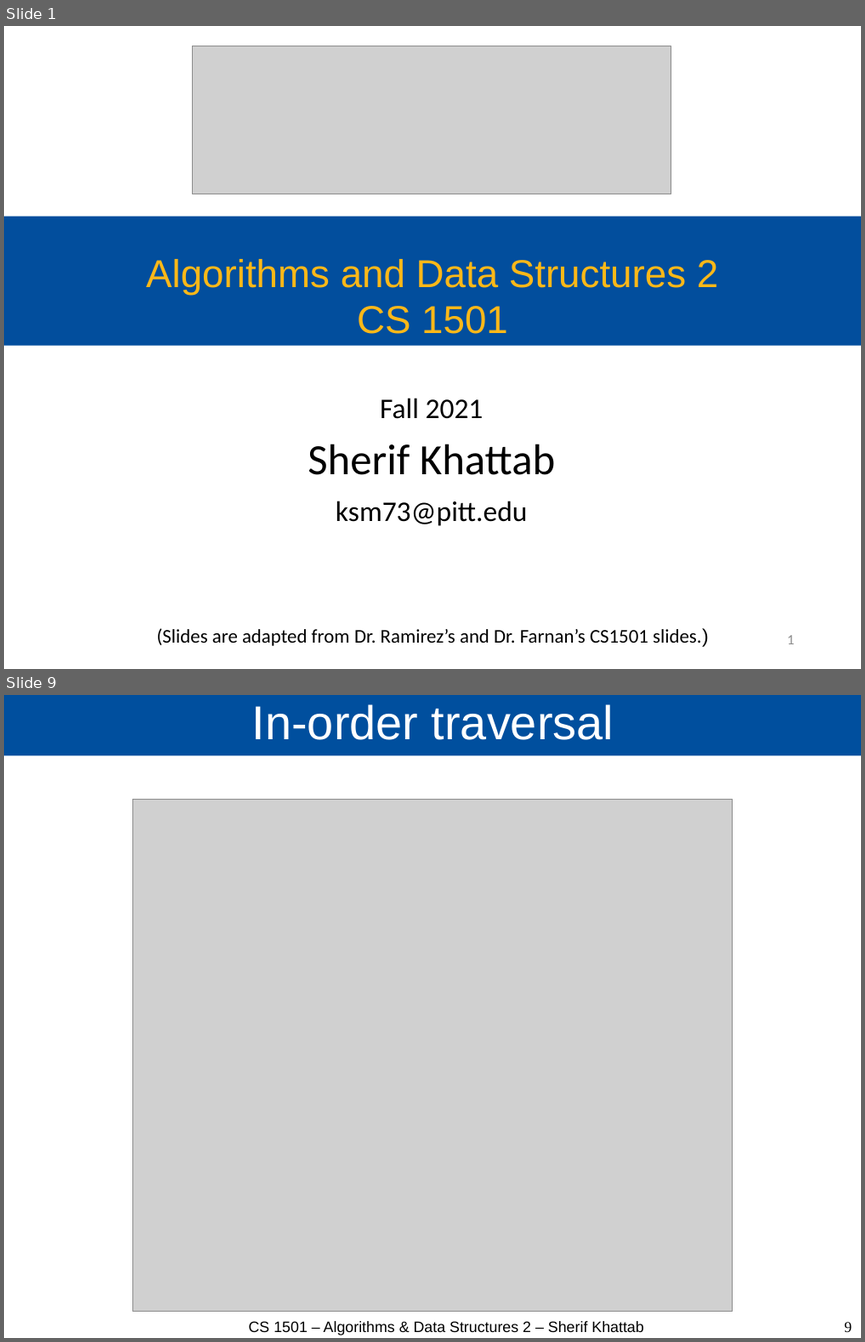
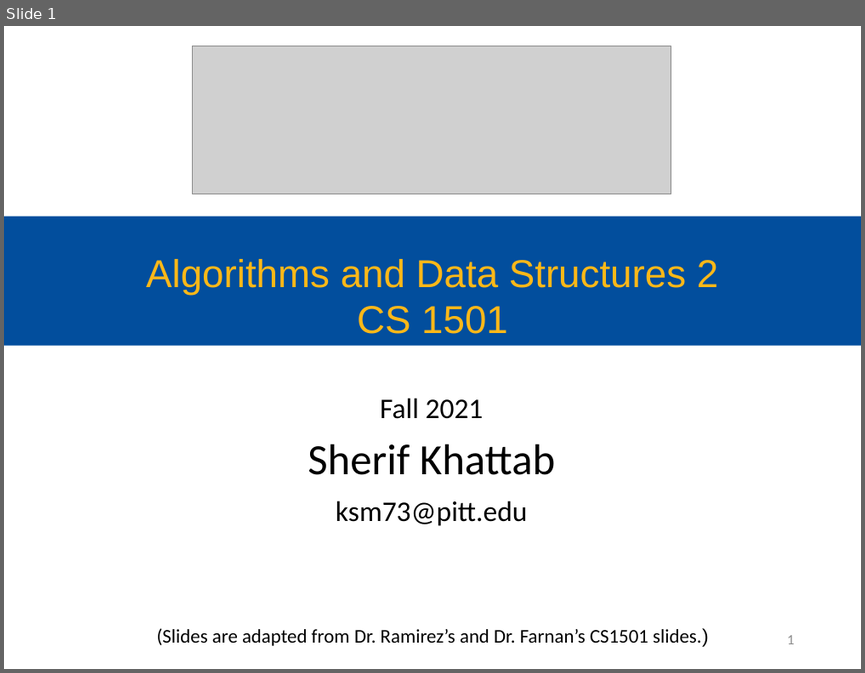
Before and after one commit to cs1501-2224/handouts, a slide deck: DraftSlides/Lecture5.pptx. Shown one above the other, each under a label of ours: slides 1 and 9 before the commit, slide 1 after it; the slides between them are not shown. The pictures are 865x1342 and 865x673 pixels, drawn with LibreOffice and Linux fonts; fonts in the diff are those of the drawing; grey boxes stand for pictures. Boxes give left, top, right and bottom in pixels: in the first picture for what was removed or moved away, otherwise in the second. Text is boxed around its words. In the diff, an @@ line names an element or a change of style, - is before the commit and + after.

```diff
--- a/DraftSlides/Lecture5.pptx
+++ b/DraftSlides/Lecture5.pptx
@@ slide 9 removed at (4,695,861,1338), background #FFFFFF @@
@@ title removed at (4,695,861,756) @@
-In-order traversal
@@ picture removed at (132,800,732,1311) @@
@@ text removed at (249,1321,643,1335) @@
-CS 1501 – Algorithms & Data Structures 2 – Sherif Khattab
@@ page number removed at (844,1321,851,1332) @@
-9
```
Also in this commit, not shown: 4 slides changed, 1 slide added, 11 other slides removed, 2 other files.
